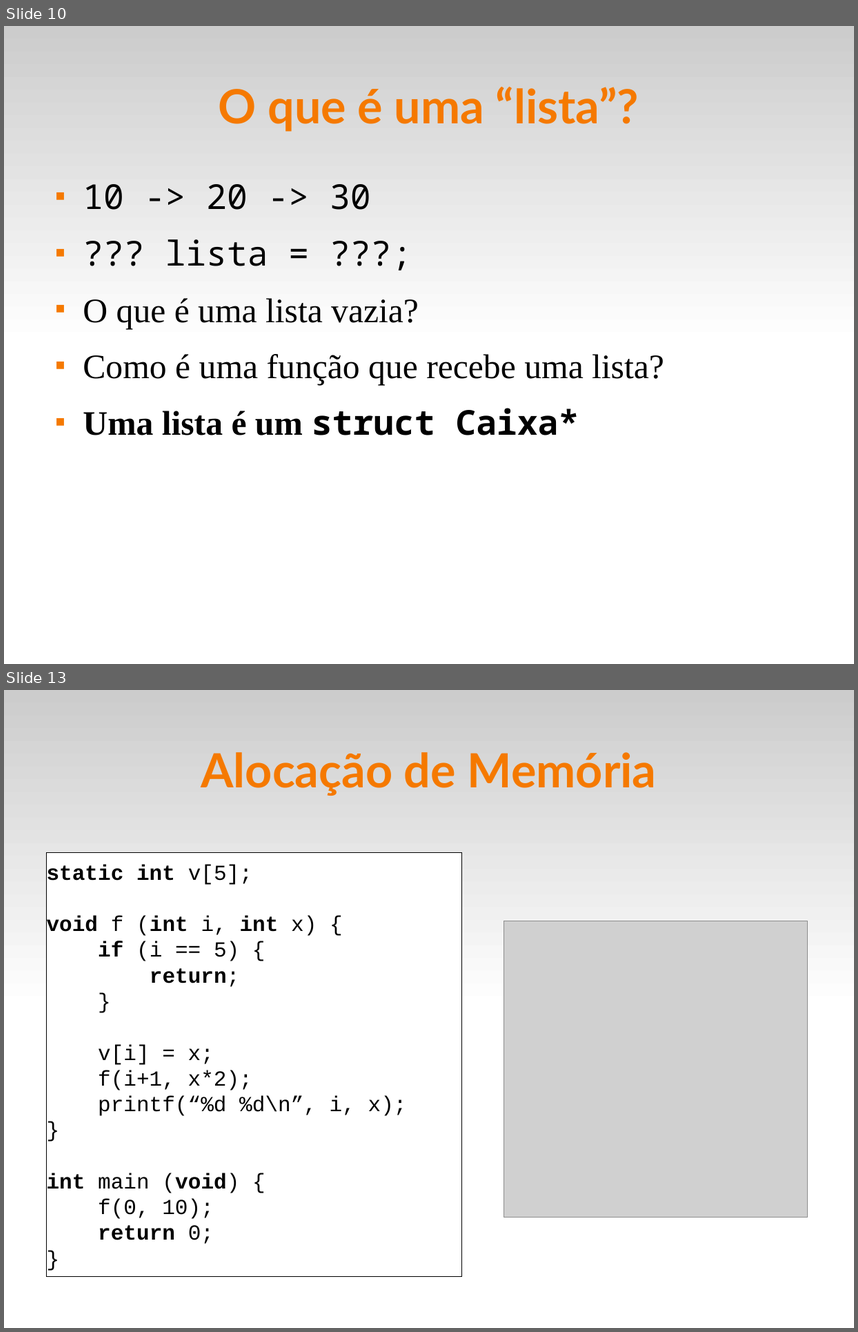
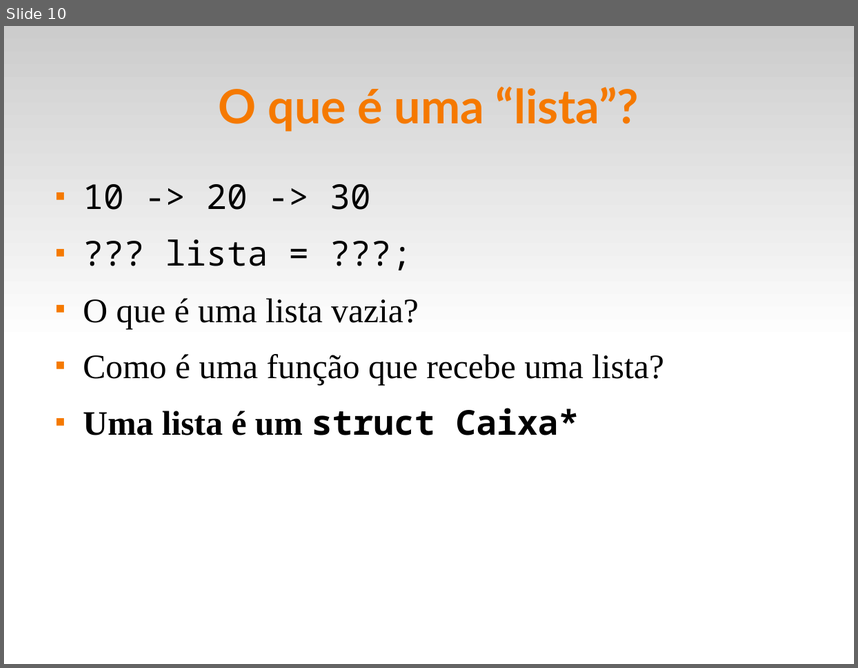
Before and after one commit to fsantanna-uerj/LP1, a slide deck: Slides/lp1-09-listas.odp. Shown one above the other, each under a label of ours: slides 10 and 13 before the commit, slide 10 after it; the slides between them are not shown. The pictures are 858x1332 and 858x668 pixels, drawn with LibreOffice and Linux fonts; fonts in the diff are those of the drawing; grey boxes stand for pictures. Boxes give left, top, right and bottom in pixels: in the first picture for what was removed or moved away, otherwise in the second. Text is boxed around its words. In the diff, an @@ line names an element or a change of style, - is before the commit and + after.

```diff
--- a/Slides/lp1-09-listas.odp
+++ b/Slides/lp1-09-listas.odp
@@ slide 13 removed at [4, 690, 854, 1328], background #FFFFFF; not listed: 1 template element that a slide beside it also shows @@
@@ title removed at [201, 752, 657, 796] @@
-Alocação de Memória
@@ rectangle removed at [46, 852, 462, 1276] @@
-static int v[5];
-void f (int i, int x) {
-if (i == 5) {
-return;
-}
-v[i] = x;
-f(i+1, x*2);
-printf(“%d %d\n”, i, x);
-}
-int main (void) {
-f(0, 10);
-return 0;
-}
@@ picture removed at [504, 921, 808, 1217] @@
```
Also in this commit, not shown: 3 slides changed, 5 other slides removed, 2 other files.
